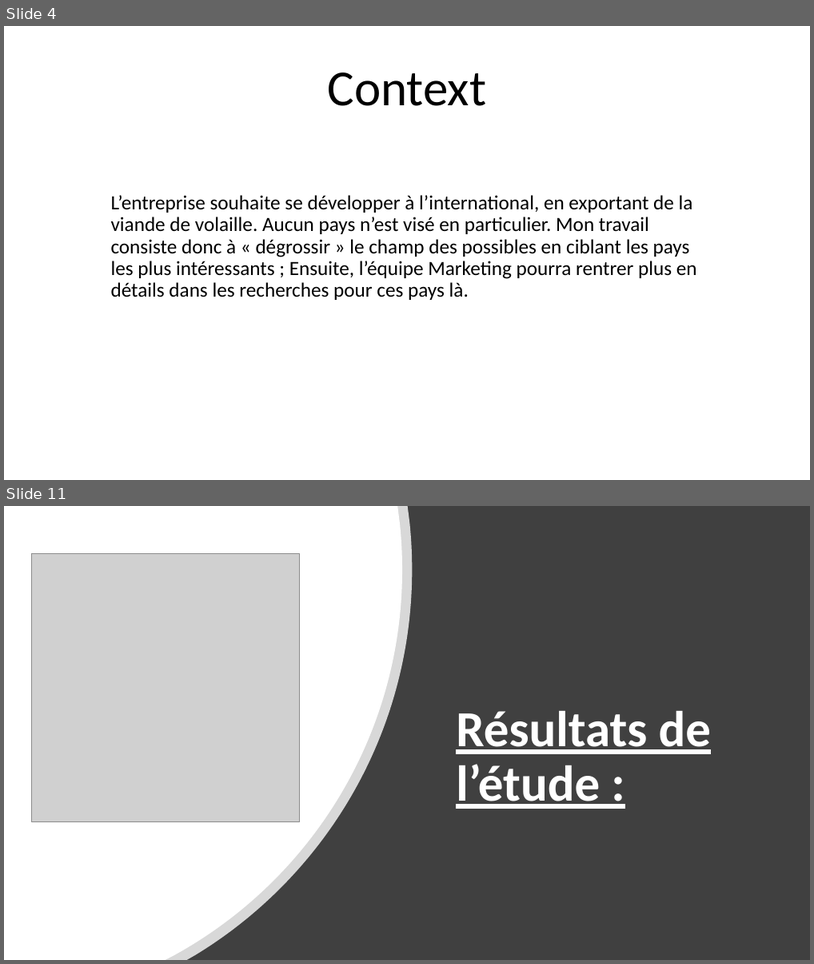
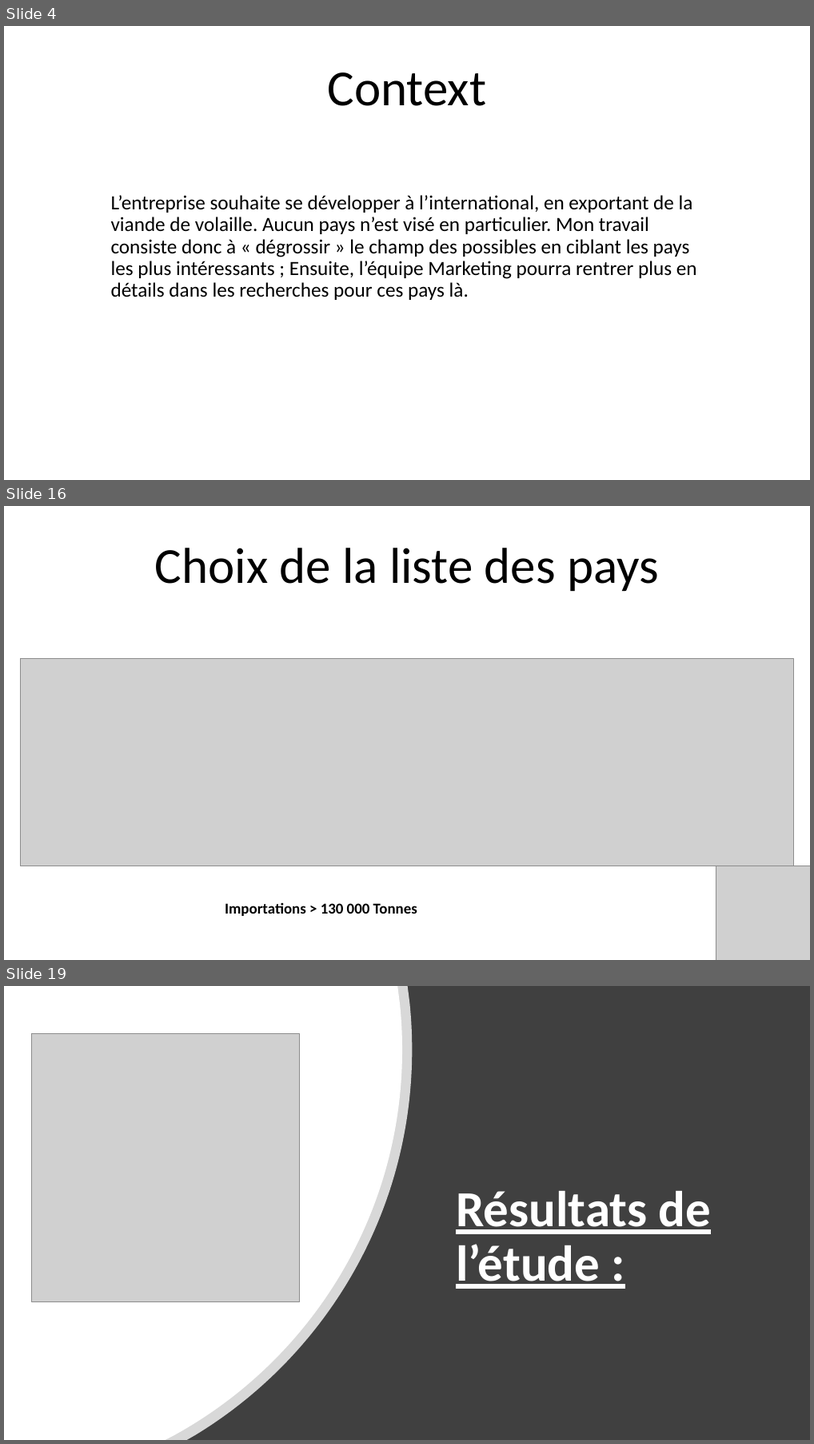
Before and after one commit to Julien-paulet/Projet_5_effectuez_une_etude_de_marche, a slide deck: Projet_5_présentation.pptx. Shown one above the other, each under a label of ours: slides 4 and 11 before the commit, slides 4, 16 and 19 after it; the slides between them are not shown. The pictures are 814x964 and 814x1444 pixels, drawn with LibreOffice and Linux fonts; fonts in the diff are those of the drawing; grey boxes stand for pictures. Boxes give left, top, right and bottom in pixels: in the first picture for what was removed or moved away, otherwise in the second. Text is boxed around its words. In the diff, an @@ line names an element or a change of style, - is before the commit and + after.

```diff
--- a/Projet_5_présentation.pptx
+++ b/Projet_5_présentation.pptx
@@ slide 16 added at [4, 506, 810, 960], background #FFFFFF @@
@@ title added at [155, 548, 659, 591], 60 pt, text #000000 @@
+Choix de la liste des pays
@@ picture added at [20, 659, 794, 866] @@
@@ picture added at [21, 668, 794, 866] @@
@@ picture added at [21, 708, 794, 826] @@
@@ picture added at [717, 865, 810, 960] @@
@@ text added at [225, 902, 418, 916], 18 pt, text #000000, bold @@
+Importations > 130 000 Tonnes
@@ what was slide 11 is now slide 19 @@
```
Also in this commit, not shown: 4 slides changed, 10 other slides added, 3 slides removed, 2 other files.
